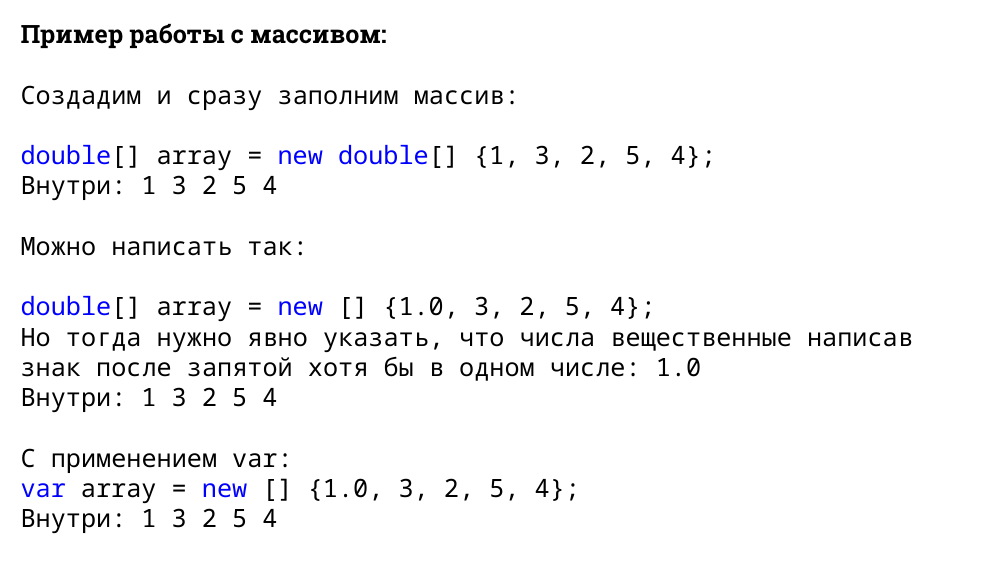
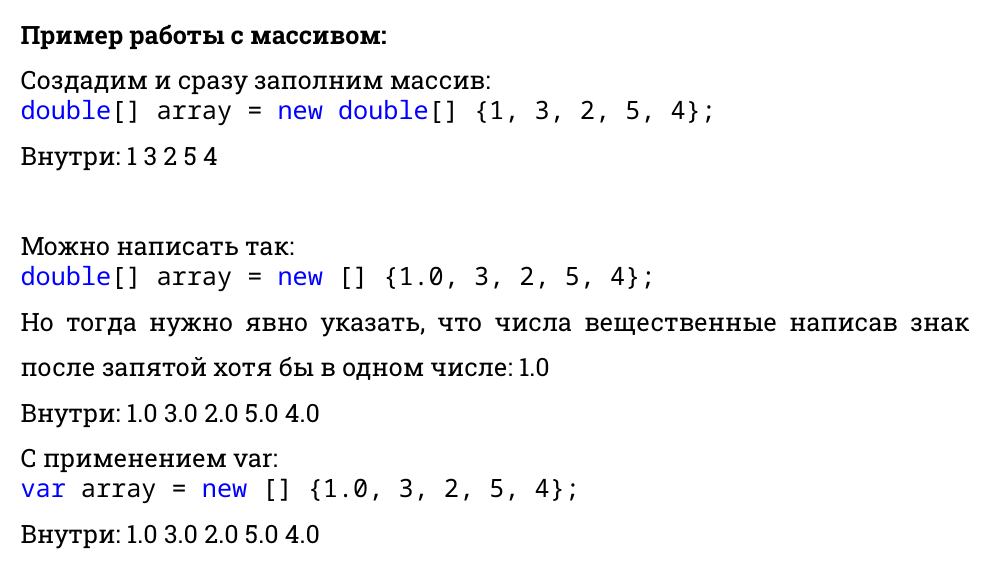
Before and after one commit to DaniilKlyukin/ITiP-1, a slide deck: slide 25 of Лекции/ИТиП лек 2 (лр 2, практическая 1).pptx. Drawn at 1008x567 pixels with LibreOffice and Linux fonts; fonts in the diff are those of the drawing. Boxes give left, top, right and bottom in pixels: in the first picture for what was removed or moved away, otherwise in the second. Text is boxed around its words. In the diff, an @@ line names an element or a change of style, - is before the commit and + after.

```diff
--- a/Лекции/ИТиП лек 2 (лр 2, практическая 1).pptx
+++ b/Лекции/ИТиП лек 2 (лр 2, практическая 1).pptx
@@ text at (x1=21, y1=25, x2=969, y2=472): font Noto Sans Mono to Roboto Slab in "Создадим и сразу заполним массив:", "Внутри: 1 3 2 5 4", "Можно написать так:", "Но тогда нужно явно указать, что числа ..." and 1 more places; alignment left to justified; line spacing 1 to 1.5 @@
@@ text at (x1=21, y1=404, x2=320, y2=428): text changed; font Noto Sans Mono to Roboto Slab @@
-Внутри: 1 3 2 5 4
+Внутри: 1.0 3.0 2.0 5.0 4.0
@@ text at (x1=21, y1=525, x2=320, y2=549): text changed; font Noto Sans Mono to Roboto Slab @@
-Внутри: 1 3 2 5 4
+Внутри: 1.0 3.0 2.0 5.0 4.0
```
Also in this commit, not shown: 13 other slides changed, 3 other files.
